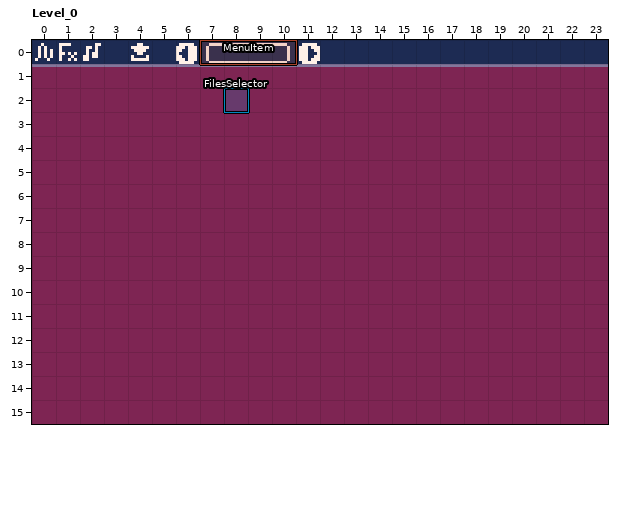
Level history. LDtk project: tiny-cli/src/jvmMain/resources/sfx/editor.ldtk. The first picture shows the starting point.
Cells are 8x8 px. Shown: Level_0 x 0..23, y 0..15.
After:
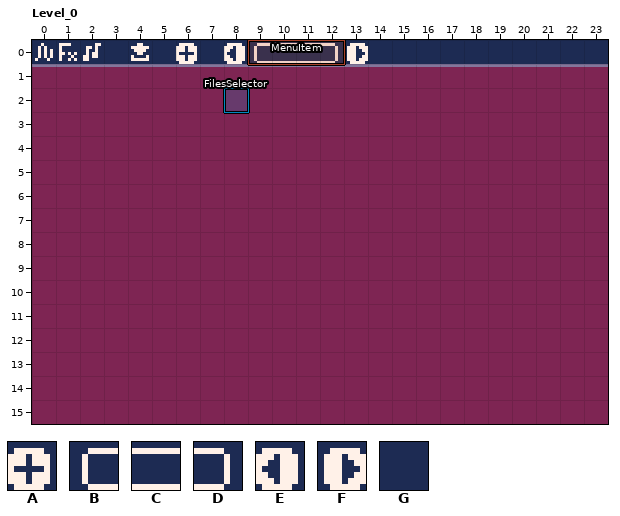
Key: from "Sfx": A 13, B 18, C 19, D 20, E 21, F 22, G 23.
_ is an empty cell.
Objects are placed by their top-left corner, in cells (3,4 is the top-left corner of cell 3,4); size is 1x1 cell unless given.
Difference:
Layer "Tiles":
Tile B replaces tile C in row 0 at x 9.
Tile C replaces tile D in row 0 at x 10.
Tile C replaces tile G in row 0 at x 11.
Tile D replaces tile G in row 0 at x 12.
Tile G replaces tile B in row 0 at x 7.
Tile G replaces tile C in row 0 at x 8.
Layer "Entities":
Object E "MenuItem" at 6,0 becomes E "MenuItem" at 8,0.
Object F "MenuItem" at 11,0 becomes F "MenuItem" at 13,0.
Object "MenuItem" rectangle at 7,0 size 4x1 becomes "MenuItem" rectangle at 9,0 size 4x1.
A new object: A "MenuItem" at 6,0.
